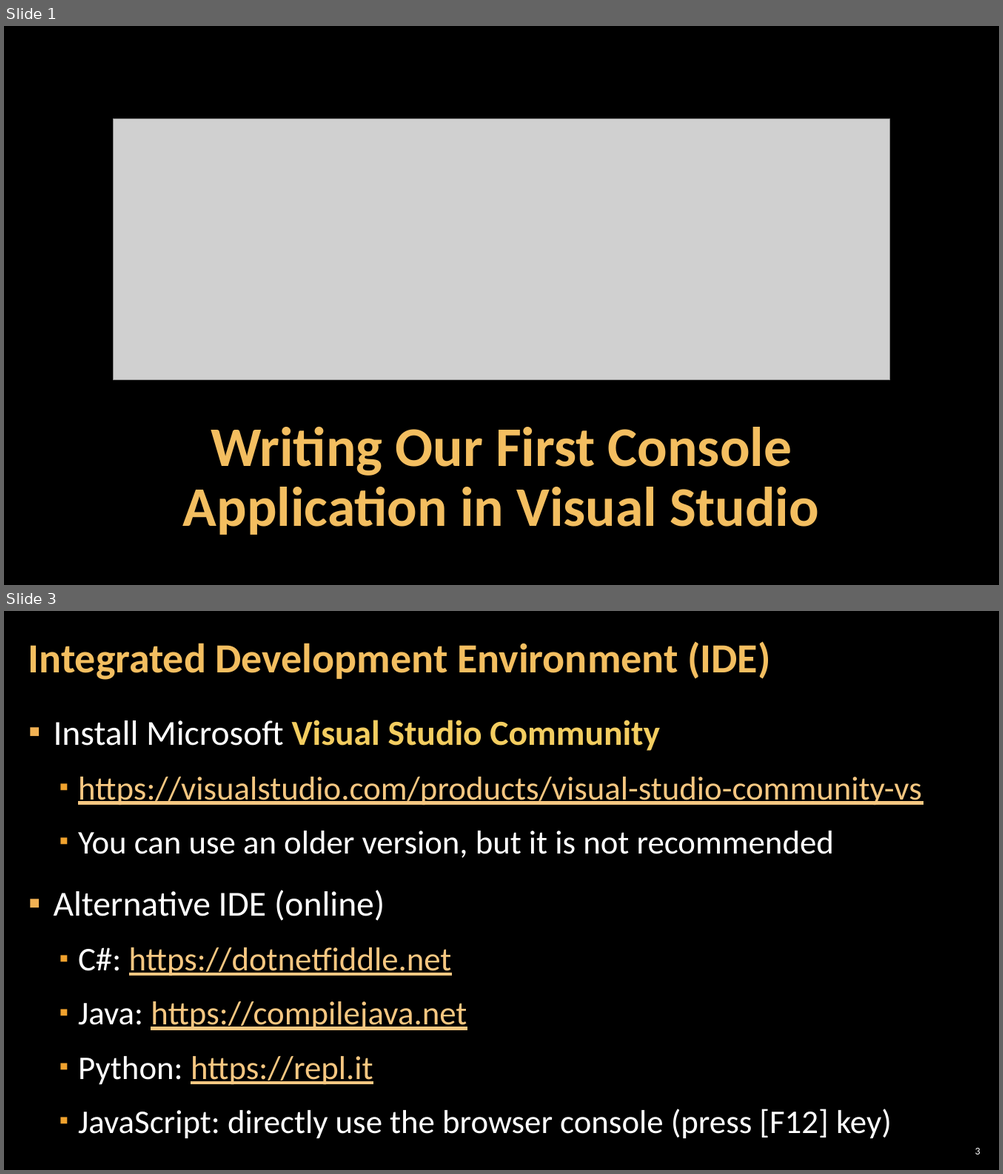
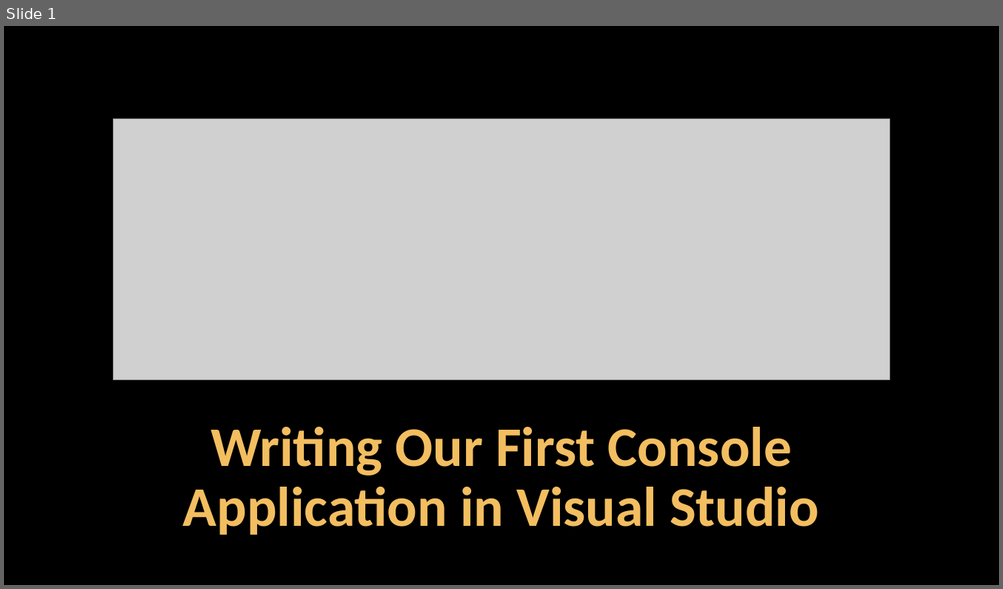
Before and after one commit to SoftUni/Programming-Basics-Resources, a slide deck: Presentation-Slides-CSharp-EN/Chapter-1-Into-Programming/06.Creating-a-Console-Application.pptx. Shown one above the other, each under a label of ours: slides 1 and 3 before the commit, slide 1 after it; the slides between them are not shown. The pictures are 1003x1174 and 1003x589 pixels, drawn with LibreOffice and Linux fonts; fonts in the diff are those of the drawing; grey boxes stand for pictures; background and template pictures are left out. Boxes give left, top, right and bottom in pixels: in the first picture for what was removed or moved away, otherwise in the second. Text is boxed around its words. In the diff, an @@ line names an element or a change of style, - is before the commit and + after.

```diff
--- a/Presentation-Slides-CSharp-EN/Chapter-1-Into-Programming/06.Creating-a-Console-Application.pptx
+++ b/Presentation-Slides-CSharp-EN/Chapter-1-Into-Programming/06.Creating-a-Console-Application.pptx
@@ slide 3 removed at (4,611,999,1170), background picture (left out) @@
@@ title removed at (28,641,770,680) @@
-Integrated Development Environment (IDE)
@@ text removed at (54,720,922,1139) @@
-▪ Install Microsoft Visual Studio Community
-  ▪ https://visualstudio.com/products/visual-studio-community-vs
-  ▪ You can use an older version, but it is not recommended
-▪ Alternative IDE (online)
-  ▪ C#: https://dotnetfiddle.net
-  ▪ Java: https://compilejava.net
-  ▪ Python: https://repl.it
-  ▪ JavaScript: directly use the browser console (press [F12] key)
@@ page number removed at (975,1148,980,1155) @@
-3
```
Also in this commit, not shown: 1 other slide removed, 1 other file.
